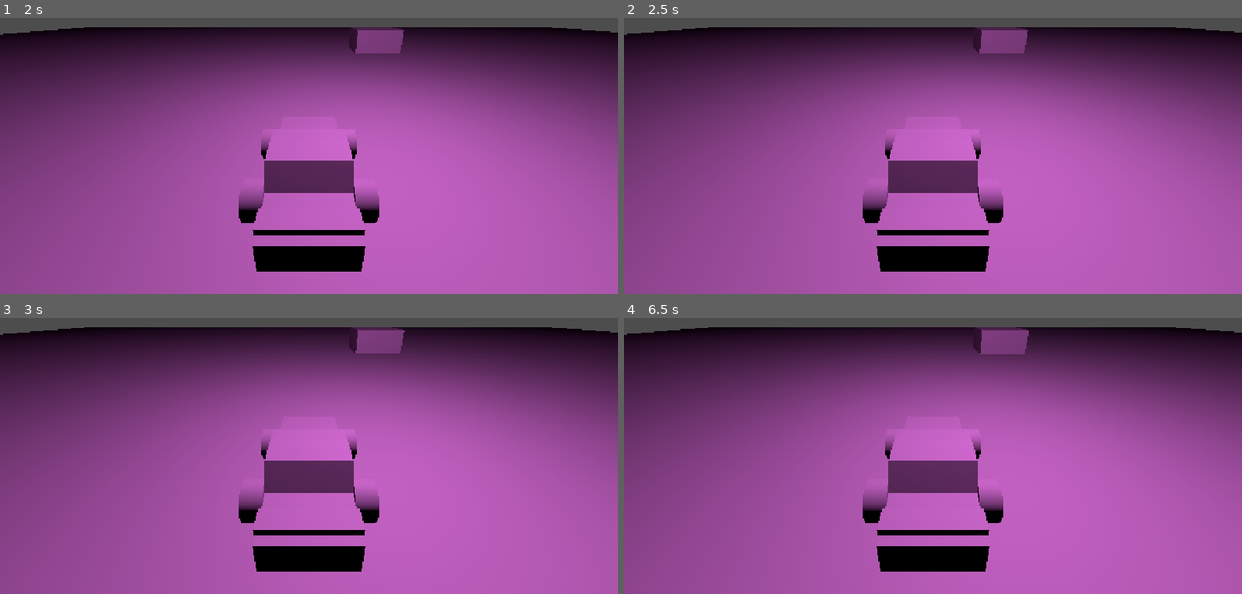
Above: before the commit, frames 1-4 (two rows, left to right).
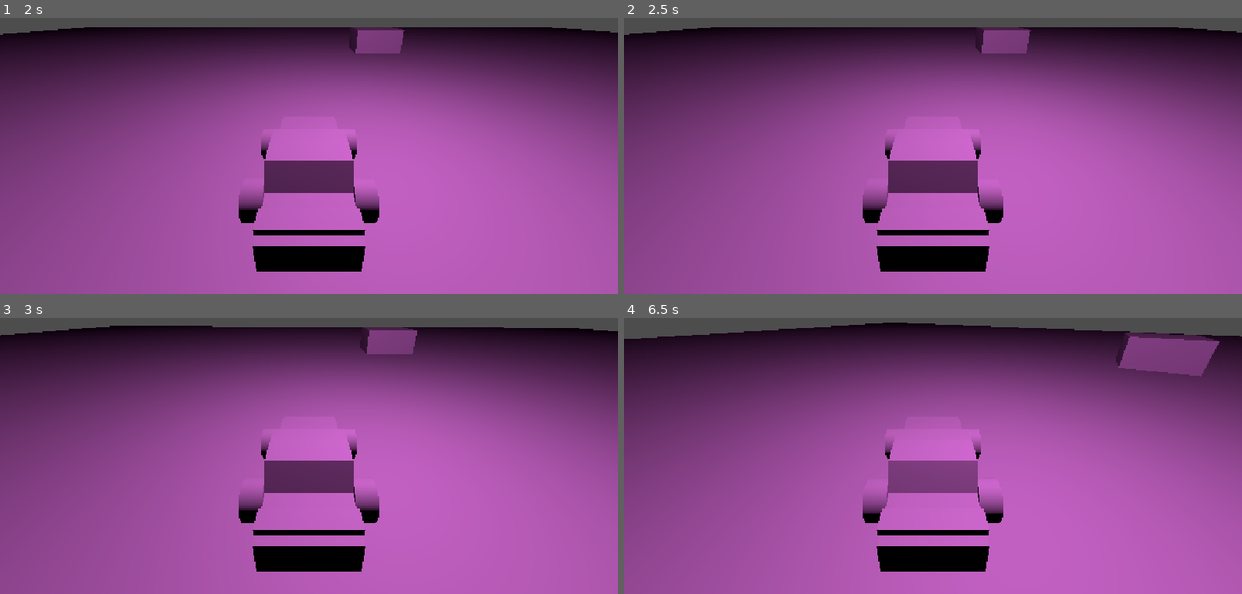
Above: after the commit, the same moments.

Repository: FlameFreezer/170.3
Game: Godot game, scene res://scenes/drive_test_chamber.tscn
The game is run twice, just before and just after one commit, with the same random seed, the same clock (stepped at 60 frames per second) and the same inputs. This scene is started directly instead of the project's main scene.
Inputs:
- Up to frame 1 (2 s): hold D (steer right) 0.53-1.28 s; hold Shift (clutch) 0.53-1.28 s; tap Enter at 1.25 s; hold Q (downshift) from 1.28 s (still down); tap W (throttle) at 1.35 s
- Up to frame 2 (2.5 s): tap Space (handbrake) at 2 s; release Q (downshift) at 2.03 s; hold D (steer right) from 2.03 s (still down); hold Shift (clutch) from 2.03 s (still down)
- Up to frame 3 (3 s): release D (steer right) at 2.78 s; release Shift (clutch) at 2.78 s; hold E (upshift) from 2.78 s (still down); tap W (throttle) at 2.85 s
- Up to frame 4 (6.5 s): release E (upshift) at 3.53 s; hold Shift (clutch) 3.53-4.28 s; hold A (steer left) 3.53-5.03 s; tap W (throttle) at 4.35, 5.85 s; hold Q (downshift) 5.03-5.78 s; hold Shift (clutch) 5.03-5.78 s; hold D (steer right) from 5.78 s (still down)

Frame 1 is identical in both runs. In frame 2, less than 0.1% of the frame differs, in the area x 0-100%, y 3-13%; in frame 3, 0.6%; in frame 4, 6.0%, in the area x 0-100%, y 1-71%.

Commit message:
Front wheels implement less buggy physics
Added the actual physics formulas to the front wheels. Their implementation now more closely mirrors the rear wheels.

Diff:
--- a/Scripts/Car/chassis.gd
+++ b/Scripts/Car/chassis.gd
@@ -62,6 +62,7 @@
 func _physics_process(delta: float) -> void:
 	var motor_proposed_rpm := motor.propose_rpm(throttle_input, delta)
 	var rear_axle_proposed_rpm := rear_axle.propose_rpm(delta)
+	front_axle.set_wheel_angle(steering_input)
 	transmission.update_clutch_state(clutch_input, delta)
 	transmission.update_gear(shifter_input)
 	shifter_input = 0
@@ -72,8 +73,8 @@
 	var current_velocity = utils.get_vector2(linear_velocity)
 	var current_direction = utils.get_vector2(transform.basis * Vector3.FORWARD)
 	var rear_force = rear_axle.get_force_output(current_velocity, current_direction, delta)
-	var front_force = front_axle.get_force_output(current_velocity, current_direction)
-	printerr("_physics_process:\nmotor_proposed_rpm: %f\nrear_axle_proposed_rpm: %f\nmotor_true_rpm: %f\nrear_wheels_true_rpm: %f\nslipping: %f\nrear_force: %v\n" % [motor_proposed_rpm, rear_axle_proposed_rpm, motor.true_rpm, rear_axle.true_rpm, rear_axle.slipping as int, rear_force])
-	# apply_force(Vector3(front_force.x, 0, front_force.y), Vector3(0, 0, front_wheel_offset))
+	var front_force = front_axle.get_force_output(current_velocity, current_direction, delta)
+	printerr("_physics_process:\nmotor_proposed_rpm: %f\nrear_axle_proposed_rpm: %f\nmotor_true_rpm: %f\nrear_wheels_true_rpm: %f\nrear slipping: %f\nfront slipping: %f\nrear_force: %v\nfront_force: %v\nsteering_angle: %f\n" % [motor_proposed_rpm, rear_axle_proposed_rpm, motor.true_rpm, rear_axle.true_rpm, rear_axle.slipping as int, front_axle.slipping as int, rear_force, front_force, front_axle.wheel_angle])
+	apply_force(Vector3(front_force.x, 0, front_force.y), Vector3(0, 0, front_wheel_offset))
 	apply_force(Vector3(rear_force.x, 0, rear_force.y), Vector3(0, 0, rear_wheel_offset))
 	# apply_force(Vector3(0, 0, -500), Vector3(0, 0, 0))
--- a/Scripts/Car/front_wheels.gd
+++ b/Scripts/Car/front_wheels.gd
@@ -16,8 +16,8 @@
 	chassis_mass = in_chassis_mass
 	front_axle_offset = in_front_axle_offset
 	rear_axle_offset = in_rear_axle_offset
-	max_static_friction = in_chassis_mass * static_friction_coeff
-	max_kinetic_friction = in_chassis_mass * kinetic_friction_coeff
+	max_static_friction = in_chassis_mass * static_friction_coeff * 9.81
+	max_kinetic_friction = in_chassis_mass * kinetic_friction_coeff * 9.81
 	max_steering_angle = in_max_steering_angle
 
 	wheel_angle = starting_steer_angle
@@ -38,37 +38,46 @@
 
 ## car_motion: proposed motion vector of the car this frame.
 ## car_direction: direction the car is facing this frame.
-func get_force_output(car_motion: Vector2, car_direction: Vector2) -> Vector2:
+func get_force_output(car_motion: Vector2, car_direction: Vector2, delta: float) -> Vector2:
 
 	# determine wheel angle in global space
-	var global_wheel_angle = car_direction.angle() + wheel_angle
-	var wheel_normal_vec = Vector2(cos(global_wheel_angle - PI / 2), sin(global_wheel_angle - PI / 2)) # this will point to the right at steering angle 0
+	var global_wheel_angle: float = car_direction.angle() + wheel_angle
+	var wheel_normal_vec: Vector2 = Vector2(cos(global_wheel_angle - PI / 2), sin(global_wheel_angle - PI / 2)) # this will point to the right at steering angle 0
 
 	# get total force demand on front wheels
-	var slip_motion = wheel_normal_vec * (wheel_normal_vec.dot(car_motion))
-	var slip_force = slip_motion.length() * chassis_mass
+	var slip_motion: Vector2 = wheel_normal_vec * (wheel_normal_vec.dot(car_motion))
+	var slip_distance: float = slip_motion.length()
+	var slip_demand: float = 2 * slip_distance / pow(delta, 2)
 
 	# determine whether force demands cause wheels to slide or not, and create friction force vector
-	if (!slipping && slip_force > max_static_friction):
+	if (!slipping && slip_demand > max_static_friction):
 		slipping = true;
-	elif (slipping && slip_force < max_kinetic_friction):
+	elif (slipping && slip_demand < max_kinetic_friction):
 		slipping = false;
 
 	# decompose force demand into two vectors
 	var car_normal_vec: Vector2 = Vector2(cos(car_direction.angle() + PI / 2), sin(car_direction.angle() + PI / 2))
 	var cornering_motion: Vector2 = car_normal_vec * slip_motion.dot(car_normal_vec) * rear_axle_offset / front_axle_offset # component of wheel load coming from cornering inertia
-	var cornering_force: float = cornering_motion.length() * chassis_mass
+	var cornering_distance: float = cornering_motion.length()
+	var cornering_demand: float = 2 * cornering_distance / pow(delta, 2)
 	var steering_motion: Vector2 = wheel_normal_vec * slip_motion.dot(car_direction) / car_direction.length() # component of wheel load coming from steering angle
-	var steering_force: float = steering_motion.length() * chassis_mass
+	var steering_distance: float = steering_motion.length()
+	var steering_demand: float = 2 * steering_distance / pow(delta, 2)
 
 	# create and return traction force vector
-	var out_force: Vector2
+	# steering force going first means wheels prioritize spinning the car over preventing sideways motion
+	var steering_output_vec: Vector2
 	if (slipping):
-		out_force = steering_motion.normalized() * -1 * min(max_kinetic_friction, steering_force) # steering force going first means wheels prioritize spinning the car over preventing sideways motion
-		out_force += cornering_motion.normalized() * -1 * rear_axle_offset / front_axle_offset * min(max_kinetic_friction - steering_force, cornering_force)
+		steering_output_vec = wheel_normal_vec.normalized() * -1 * min(max_kinetic_friction, steering_demand)
 	else:
-		out_force = steering_motion.normalized() * -1 * min(max_static_friction, steering_force)
-		out_force += cornering_motion.normalized() * -1 * rear_axle_offset / front_axle_offset * min(max_static_friction - steering_force, cornering_force)
+		steering_output_vec = wheel_normal_vec.normalized() * -1 * min(max_static_friction, steering_demand)
+
+	var cornering_output_vec: Vector2
+	if (slipping):
+		cornering_output_vec = cornering_motion.normalized() * -1 * rear_axle_offset / front_axle_offset * min(max_kinetic_friction - steering_demand, cornering_demand)
+	else:
+		cornering_output_vec = cornering_motion.normalized() * -1 * rear_axle_offset / front_axle_offset * min(max_static_friction - steering_demand, cornering_demand)
 
 	# return friction force vector
-	return out_force
+	var return_vec: Vector2 = steering_output_vec + cornering_output_vec
+	return return_vec
